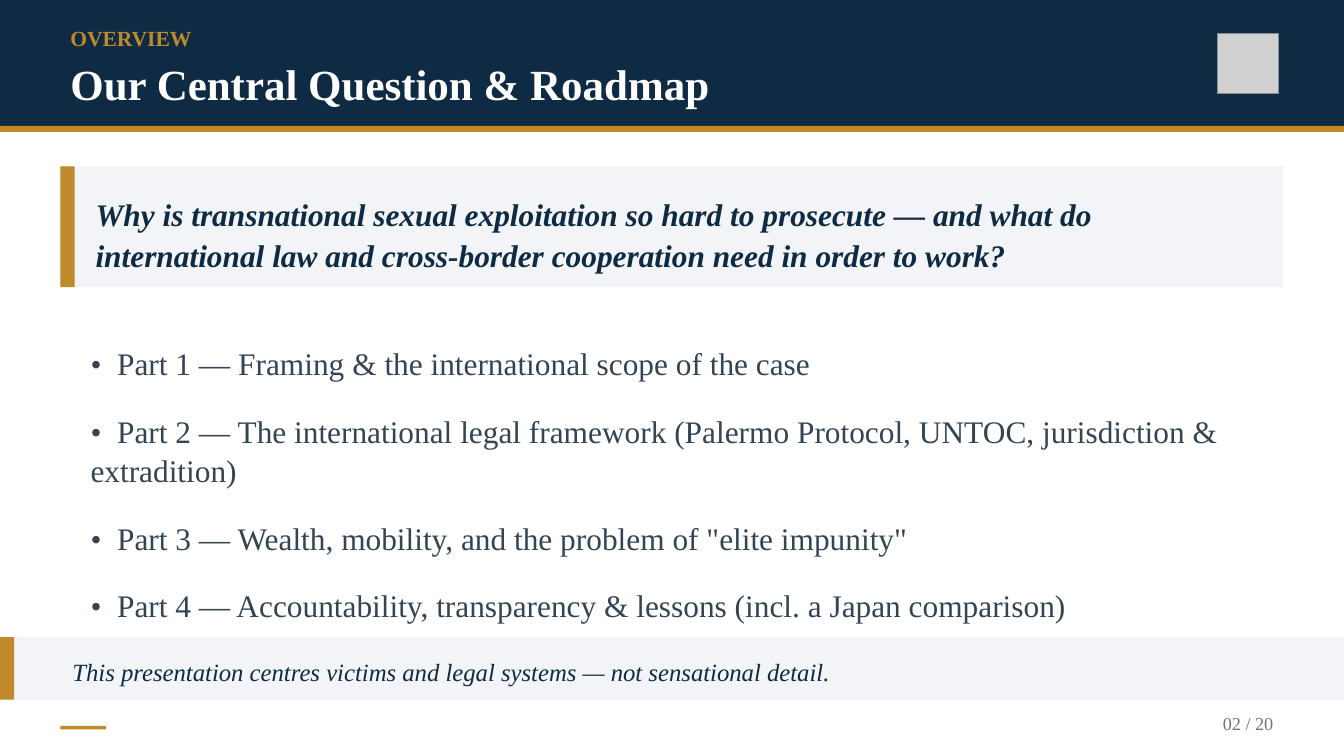
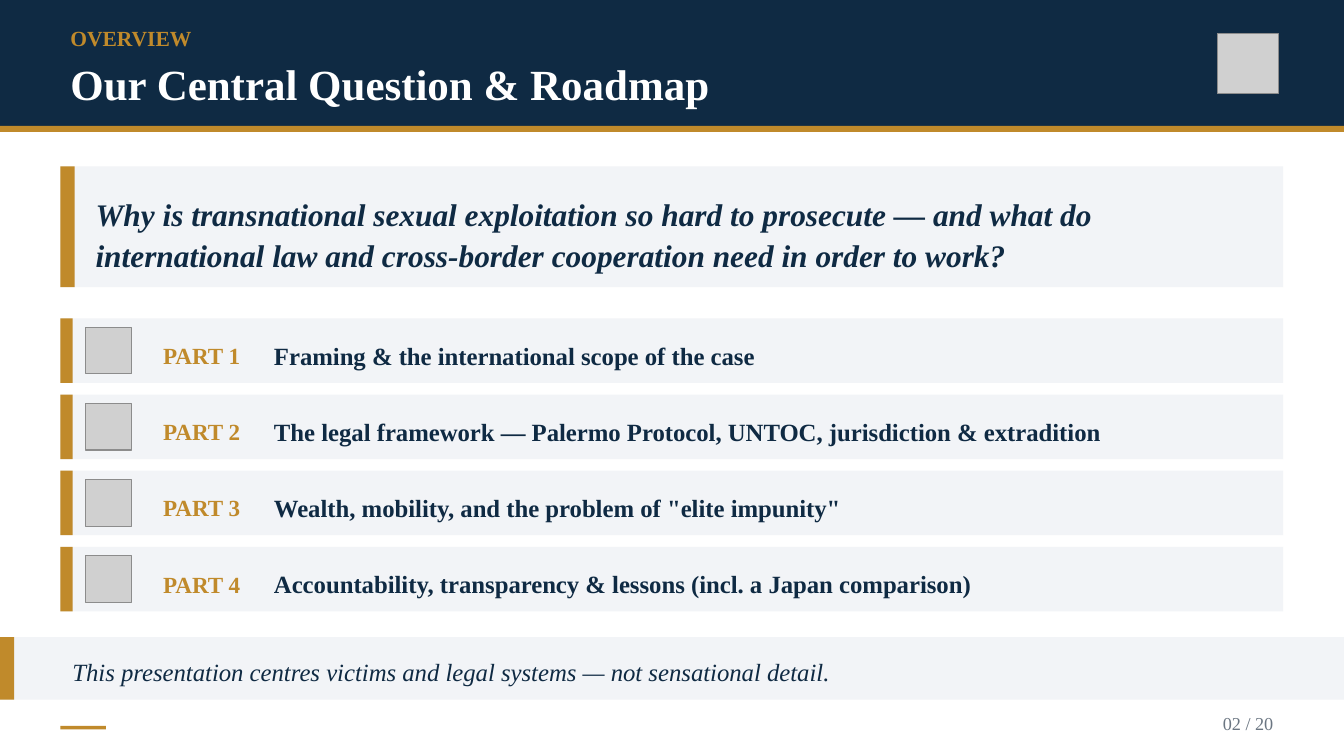
Before and after one commit to Kokidesu/Koki, a slide deck: slide 2 of projects/transnational-justice/Epstein_Transnational_Justice.pptx. Drawn at 1344x756 pixels with LibreOffice and Linux fonts; fonts in the diff are those of the drawing; grey boxes stand for pictures. Boxes give left, top, right and bottom in pixels: in the first picture for what was removed or moved away, otherwise in the second. Text is boxed around its words. In the diff, an @@ line names an element or a change of style, - is before the commit and + after.

```diff
--- a/projects/transnational-justice/Epstein_Transnational_Justice.pptx
+++ b/projects/transnational-justice/Epstein_Transnational_Justice.pptx
@@ rectangle added at [60,319,1284,383], fill #F2F4F7 @@
@@ rectangle added at [60,319,73,383], fill #C08A2B @@
@@ picture added at [86,328,132,374] @@
@@ text removed at [91,353,1185,624] @@
-• Part 1 — Framing & the international scope of the case
-• Part 2 — The international legal framework (Palermo Protocol, UNTOC, jurisdiction & extradition)
-• Part 3 — Wealth, mobility, and the problem of "elite impunity"
-• Part 4 — Accountability, transparency & lessons (incl. a Japan comparison)
@@ text added at [163,348,241,364], 16.5 pt, text #C08A2B, bold @@
+PART 1
@@ text added at [274,347,755,370], 17.7 pt, text #0F2A43, bold @@
+Framing & the international scope of the case
@@ rectangle added at [60,395,1284,460], fill #F2F4F7 @@
@@ rectangle added at [60,395,73,460], fill #C08A2B @@
@@ picture added at [86,403,132,450] @@
@@ text added at [163,424,241,440], 16.5 pt, text #C08A2B, bold @@
+PART 2
@@ text added at [274,423,1101,446], 17.7 pt, text #0F2A43, bold @@
+The legal framework — Palermo Protocol, UNTOC, jurisdiction & extradition
@@ rectangle added at [60,471,1284,535], fill #F2F4F7 @@
@@ rectangle added at [60,471,73,535], fill #C08A2B @@
@@ picture added at [86,480,132,526] @@
@@ text added at [163,500,241,517], 16.5 pt, text #C08A2B, bold @@
+PART 3
@@ text added at [274,499,841,523], 17.7 pt, text #0F2A43, bold @@
+Wealth, mobility, and the problem of "elite impunity"
@@ rectangle added at [60,546,1284,611], fill #F2F4F7 @@
@@ rectangle added at [60,546,73,611], fill #C08A2B @@
@@ picture added at [86,556,132,602] @@
@@ text added at [163,577,241,593], 16.5 pt, text #C08A2B, bold @@
+PART 4
@@ text added at [274,576,971,599], 17.7 pt, text #0F2A43, bold @@
+Accountability, transparency & lessons (incl. a Japan comparison)
```
Also in this commit, not shown: 10 other slides changed, 25 other files.
